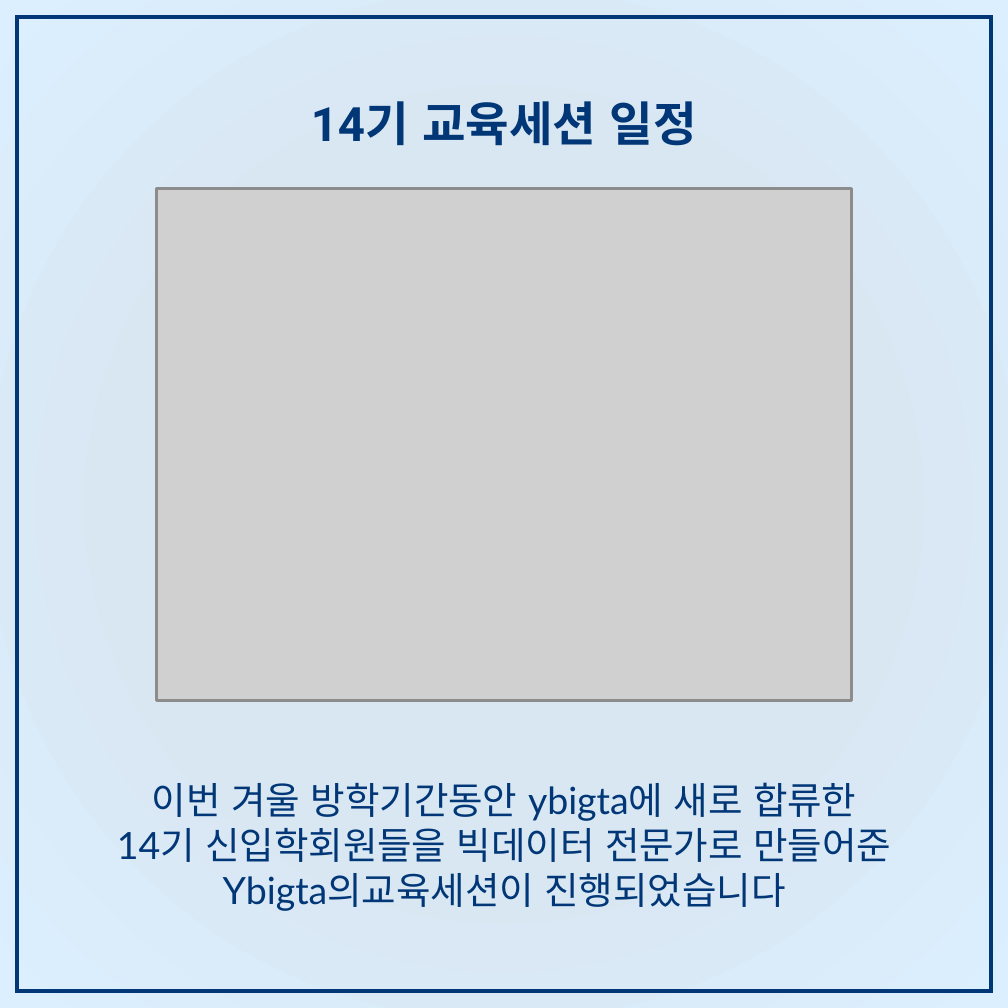
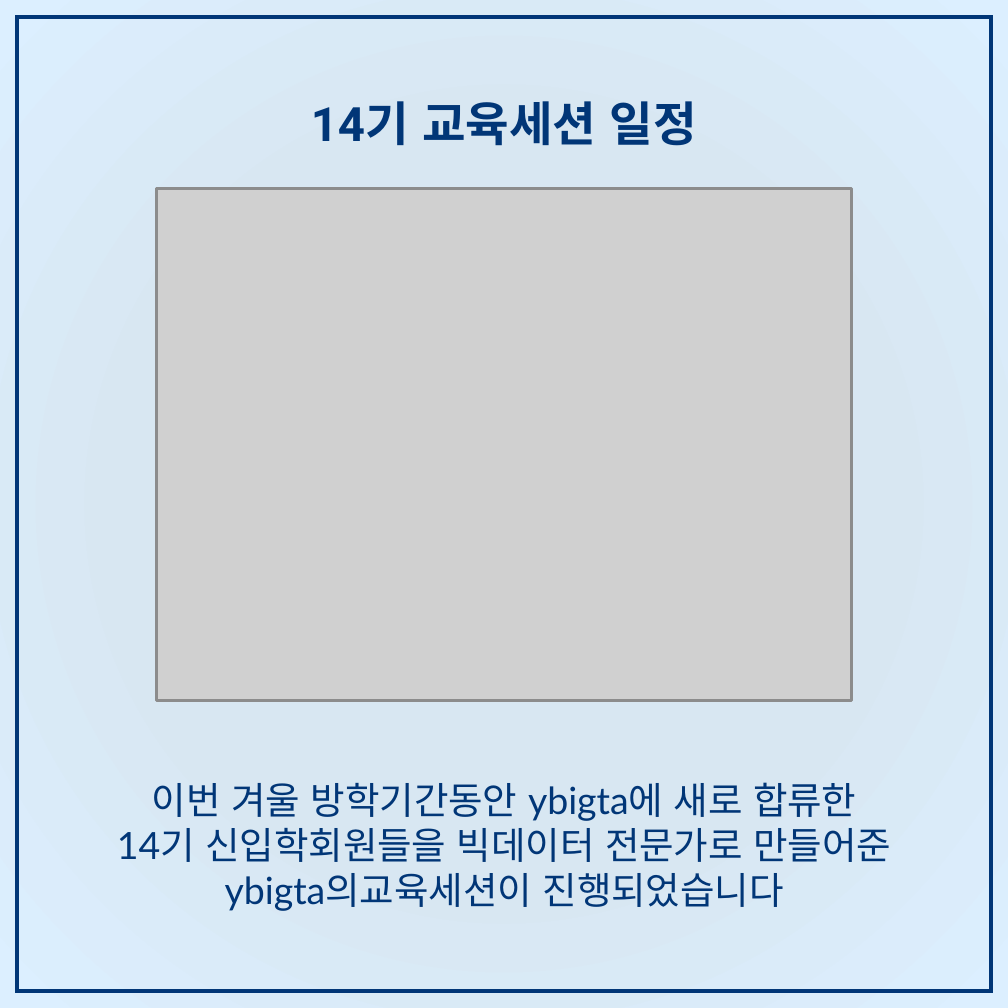
Before and after one commit to su2cstar/yonsei, a slide deck: slide 1 of Sources/11_Ybigta/03_19_1_PR/카드뉴스/카드뉴스양식_내용1.pptx. Drawn at 1008x1008 pixels with LibreOffice and Linux fonts; fonts in the diff are those of the drawing; grey boxes stand for pictures; background and template pictures are left out. Boxes give left, top, right and bottom in pixels: in the first picture for what was removed or moved away, otherwise in the second. Text is boxed around its words. In the diff, an @@ line names an element or a change of style, - is before the commit and + after.

Commit message:
card edited

```diff
--- a/Sources/11_Ybigta/03_19_1_PR/카드뉴스/카드뉴스양식_내용1.pptx
+++ b/Sources/11_Ybigta/03_19_1_PR/카드뉴스/카드뉴스양식_내용1.pptx
@@ text at box(225, 873, 784, 911): text changed @@
-Ybigta의교육세션이 진행되었습니다
+ybigta의교육세션이 진행되었습니다
```
